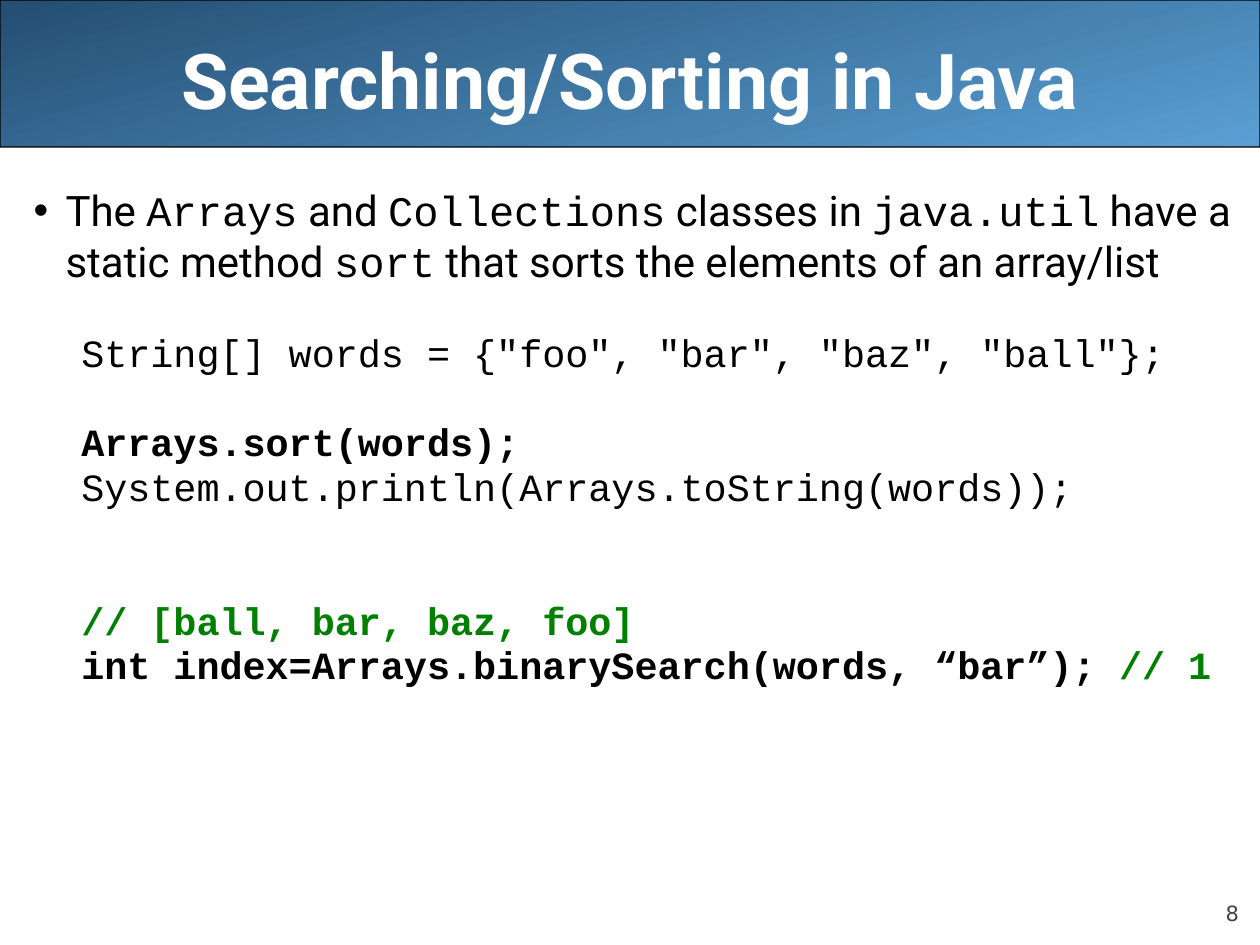
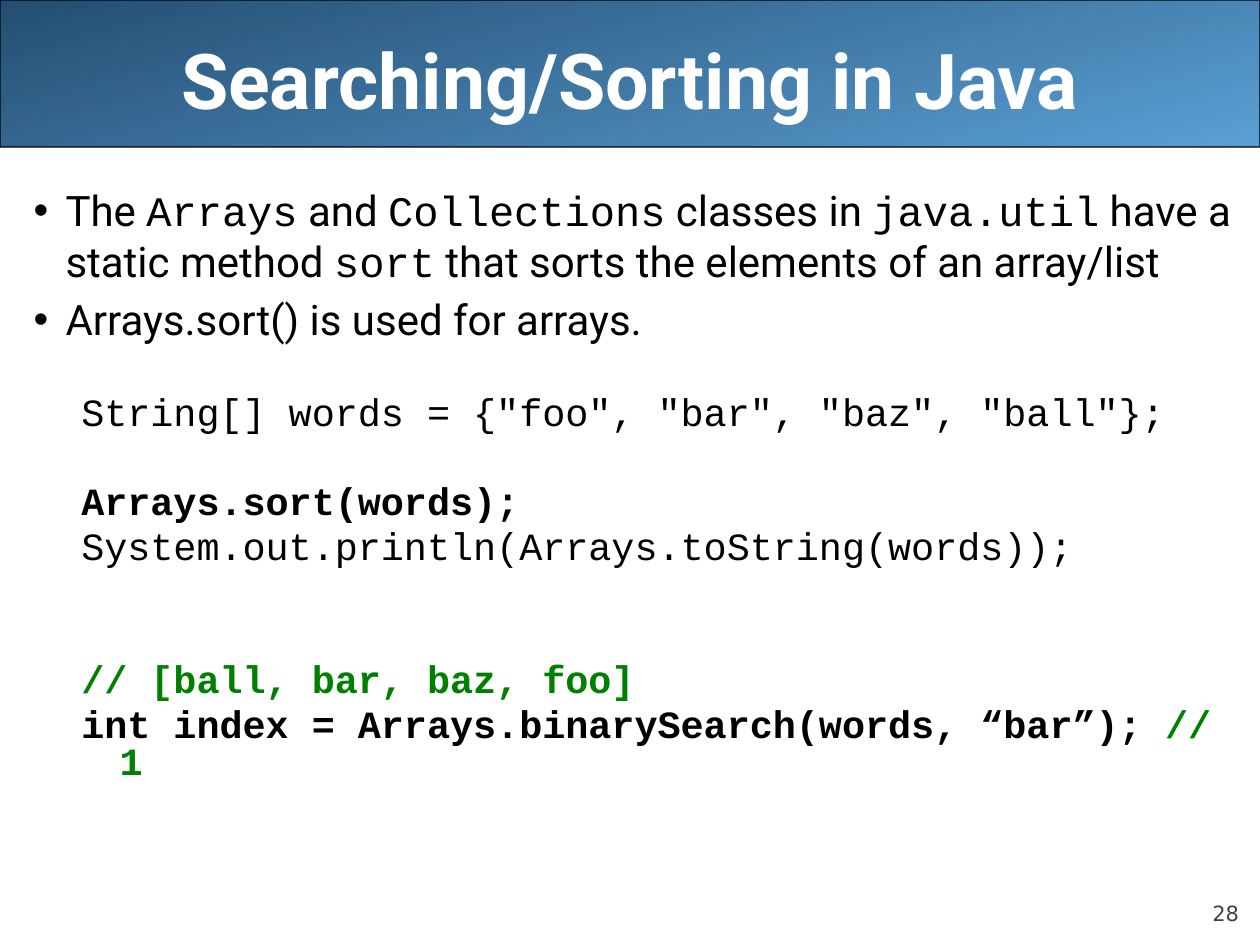
Before and after one commit to LongBaoNguyen/longbaonguyen.github.io, a slide deck: slide 28 of courses/apcsa/lecture21.pptx (slide 8 before the commit). Drawn at 1260x945 pixels with LibreOffice and Linux fonts; fonts in the diff are those of the drawing. Boxes give left, top, right and bottom in pixels: in the first picture for what was removed or moved away, otherwise in the second. Text is boxed around its words. In the diff, an @@ line names an element or a change of style, - is before the commit and + after.

```diff
--- a/courses/apcsa/lecture21.pptx
+++ b/courses/apcsa/lecture21.pptx
@@ text at [66, 301, 642, 345]: paragraph added @@
+• Arrays.sort() is used for arrays.
@@ text at [81, 711, 1141, 775]: spaces changed @@
-  int index=Arrays.binarySearch(words, “bar”); // 1
+  int index = Arrays.binarySearch(words, “bar”); // 1
@@ page number at [1212, 905, 1239, 922]: text changed @@
-8
+28
```
Also in this commit, not shown: 4 other slides changed, 4 slides added, 12 other files.
